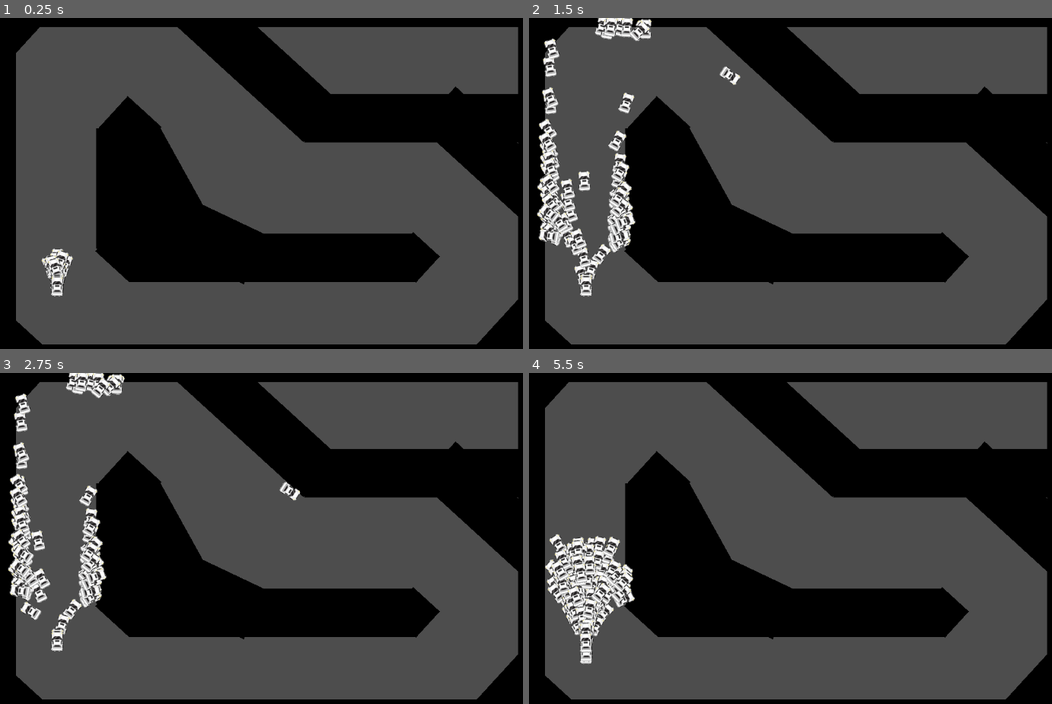
Above: before the commit, frames 1-4 (two rows, left to right).
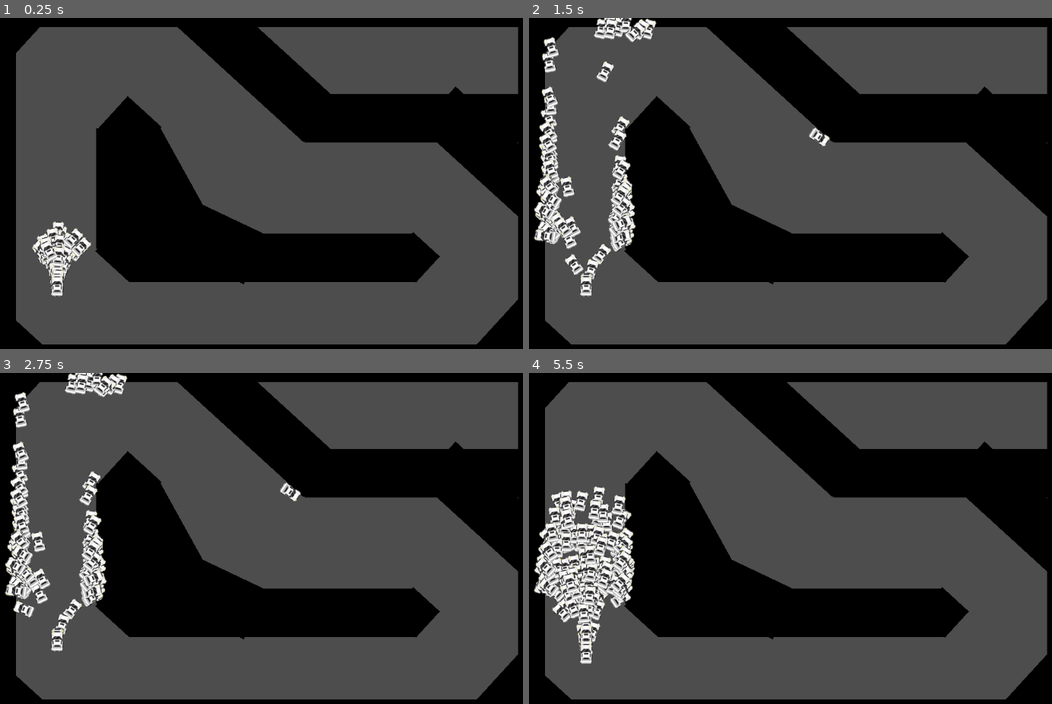
Above: after the commit, the same moments.

Repository: Eliyaan/IA_Voitures_GeneticAlgorithm
Game: Godot game, scene res://scene/main.tscn
The game is run twice, just before and just after one commit, with the same random seed, the same clock (stepped at 60 frames per second) and the same inputs.
Inputs:
- Up to frame 1 (0.25 s): no input
- Up to frame 2 (1.5 s): no input
- Up to frame 3 (2.75 s): no input
- Up to frame 4 (5.5 s): tap Enter at 3.5 s; tap Space at 4.25 s

The runs differ from the first frame. In frame 1, 0.9% of the frame differs, in the area x 6-18%, y 61-83%; in frame 2, 4.4%; in frame 3, 3.6%; in frame 4, 5.2%, in the area x 0-21%, y 34-88%.

Commit message:
avance bien :D

Diff:
--- a/codes/main.gd
+++ b/codes/main.gd
@@ -15,7 +15,7 @@
 	running = true
 
 # Called every frame. 'delta' is the elapsed time since the previous frame.
-func _process(delta):
+func _process(_delta):
 	if running:
 		steps += 1
 	if steps == sim_steps - 1:
--- a/codes/voiture.gd
+++ b/codes/voiture.gd
@@ -25,10 +25,10 @@
 		for j in range(nn["layers_list"][i][0].size()):
 			nn["layers_list"][i][0][j] = randf_range(-1, 1)
 
-func sigmoid(value):
+func sigmoid(value: float):
 	return 1 / (1 +  2.718**(-value))
 
-func fprop(inputs):
+func fprop(inputs: Array):
 	for i in range(nn["layers_list"].size()):
 		for j in range(nn["layers_list"][i][0].size()): #the 0 is to get the size of the layer
 			var nactiv = 0
@@ -90,12 +90,12 @@
 			nn_array.append(0)
 	return nn_array
 
-func _process(delta):
+func _process(_delta):
 	if alive and get_parent().get_parent().running:
 		var nn_array = raycast()
 		nn_array.append(deplac.y)
-		var result = think(nn_array)
-		deplac.y -= (result[0]*2 - 1)/2
+		var result = fprop(nn_array)
+		deplac.y -= (result[0]*2 - 1)
 		if deplac.y > 0:
 			deplac.y = 0
 		elif deplac.y < -12:
@@ -115,8 +115,6 @@
 		rotation_degrees += (result[1]*2 - 1) * deplac.y * 0.8  # le 0.8 c'est un facteur changeable selon si on veut qu'elle tourne plus vite ou pas
 		position += deplac.rotated(rotation)
 
-func think(inputs):
-	return fprop(inputs)
 
 #func _on_area_2d_body_entered(_body):
 #	alive = false
